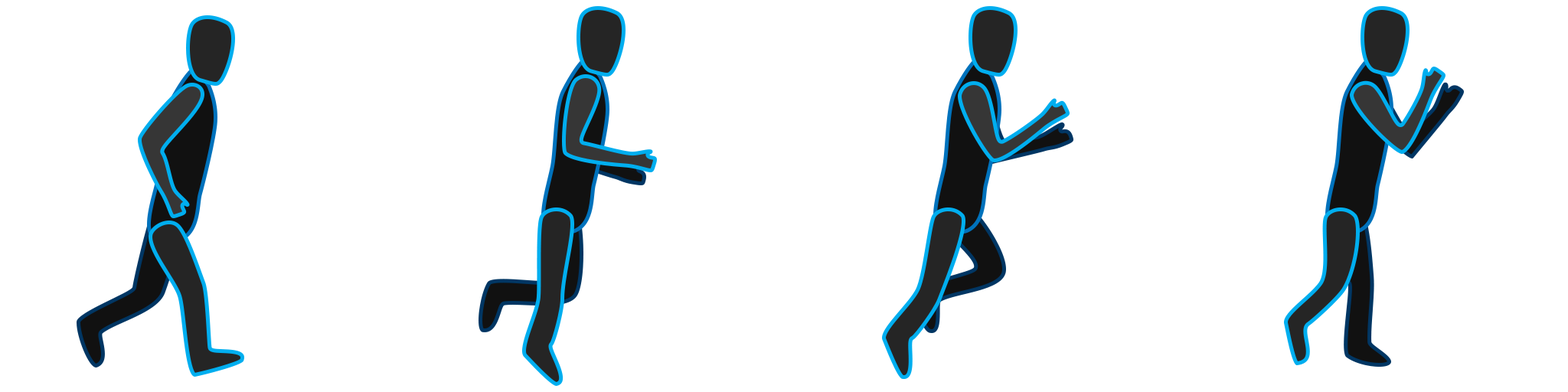
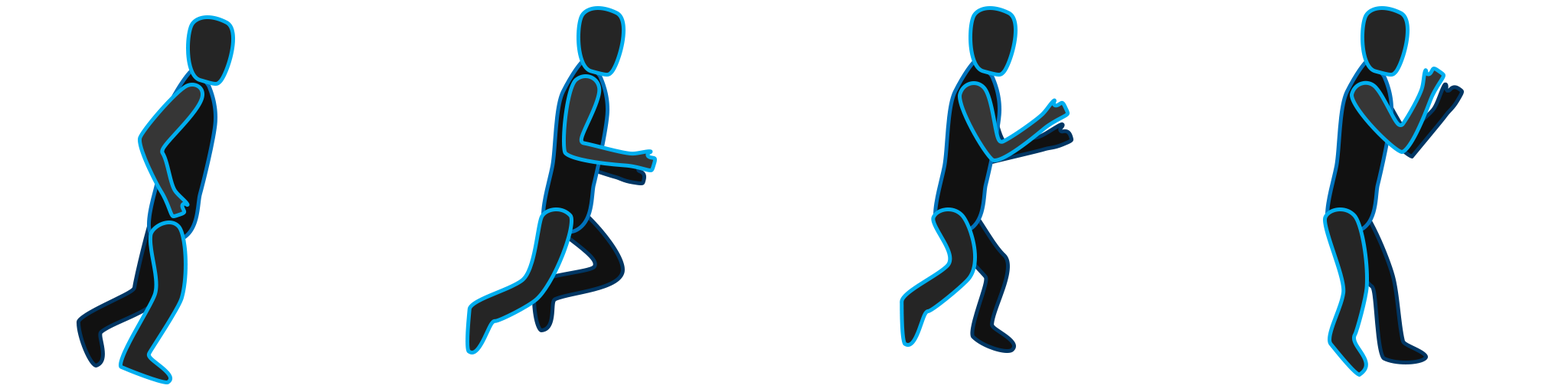
Layers edited between the first and the second (1568, 392) image:
painted on "LegR" (1st of 4, in "Frame 2 copy 2") over [1283, 207, 1369, 377]
painted on "LegL" (1st of 4, in "Frame 2 copy 2") over [1325, 207, 1428, 367]
painted on "LegR" (2nd of 4, in "Frame 2 copy") over [882, 207, 977, 379]
painted on "LegL" (2nd of 4, in "Frame 2 copy") over [916, 207, 1016, 353]
painted on "LegR" (3rd of 4, in "Frame 2") over [465, 207, 575, 386]
painted on "Torso" (3rd of 4, in "Frame 2") over [581, 215, 603, 229]
painted on "LegL" (3rd of 4, in "Frame 2") over [478, 207, 625, 333]
painted on "LegR" (4th of 4, in "Frame 1") over [118, 222, 245, 385]
